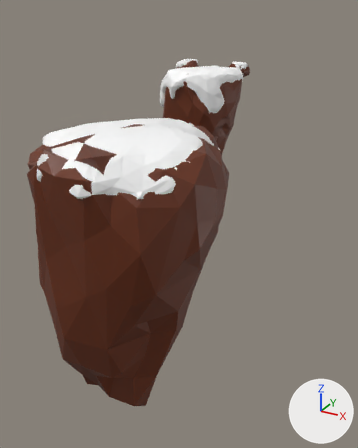
Before and after pictures for a commit that changed the FBX model Progetto/Assets/Modelli/Terrain/TerzoLivello/Tre_Isola4.fbx.
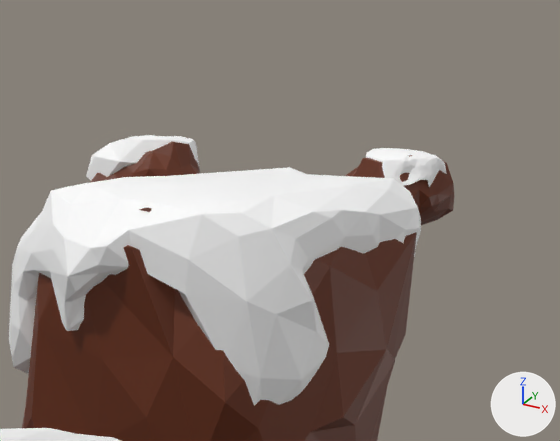
Old and new are each drawn whole from a 50 mm lens placed at (1.008, -2.158, 4.38), pointed at (-0.193, 0.027, 3.287) and again close up on the part from 44% to 76% of the width and 7% to 27% of the height. Arrows for +X, +Y and +Z are at lower right; the lights stay in place. Where no turn or scale is listed for an object, it has been applied to the vertices.
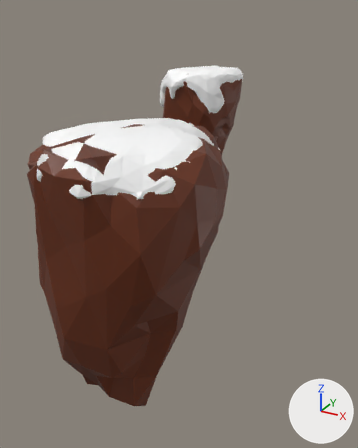
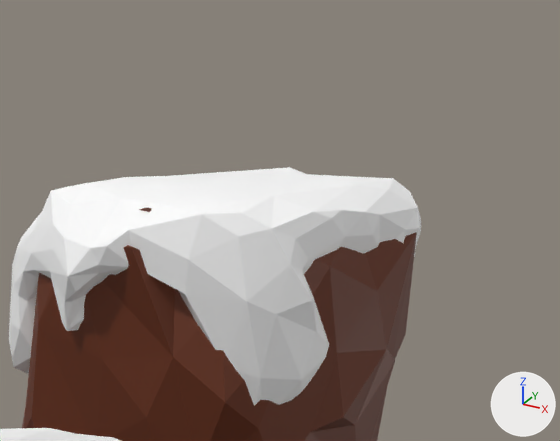
Pixel boxes [x1, y1, x2, y2] of what changed, in the close-ups (560 x 441 px):
'Sphere.152', deleted (brown)
    before: [345, 155, 454, 225]
'Sphere.150', deleted
    before: [86, 135, 199, 180]
'Sphere.149', deleted (brown)
    before: [90, 137, 200, 182]
'Sphere.151', deleted
    before: [366, 148, 447, 187]

The change, as a diff of the scene's bpy script:
```diff
--- a/Progetto/Assets/Modelli/Terrain/TerzoLivello/Tre_Isola4.fbx.py
+++ b/Progetto/Assets/Modelli/Terrain/TerzoLivello/Tre_Isola4.fbx.py
@@ ob_sphere_151 @@
-ob_sphere_151 = bpy.data.objects.new('Sphere.151', me_sphere_001)
-ob_sphere_151.location = (-0.535, 1.636, 3.94)
@@ ob_sphere_152 @@
-ob_sphere_152 = bpy.data.objects.new('Sphere.152', me_sphere_000)
-ob_sphere_152.location = (-0.544, 1.62, 3.911)
@@ ob_sphere_150 @@
-ob_sphere_150 = bpy.data.objects.new('Sphere.150', me_sphere_002)
-ob_sphere_150.location = (-0.927, 1.493, 3.953)
@@ ob_sphere_149 @@
-ob_sphere_149 = bpy.data.objects.new('Sphere.149', me_sphere_003)
-ob_sphere_149.location = (-0.908, 1.484, 3.926)
```
